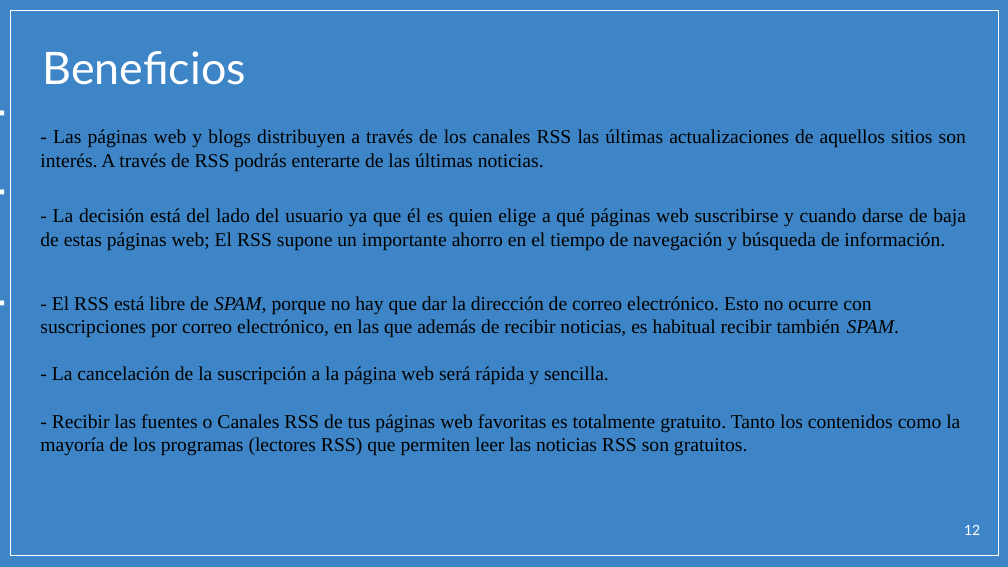
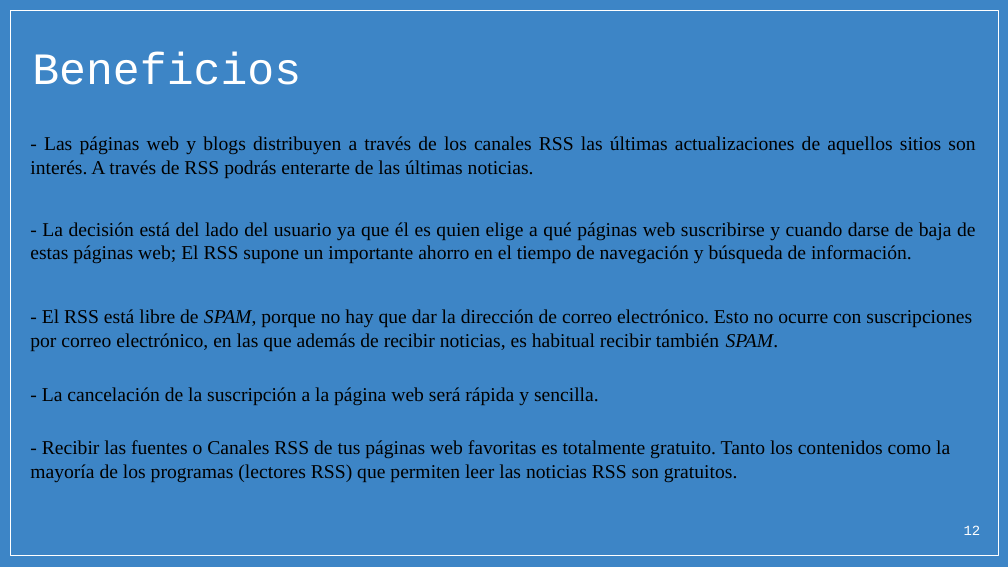
Before and after one commit to micarsan/DAW1-CSS_Avanzado, a slide deck: slide 12 of xml/PARTE 1 - STORY 01 Y 02 - XML y RSS.pptx. Drawn at 1008x567 pixels with LibreOffice and Linux fonts; fonts in the diff are those of the drawing; background and template pictures are left out. Boxes give left, top, right and bottom in pixels: in the first picture for what was removed or moved away, otherwise in the second. Text is boxed around its words. In the diff, an @@ line names an element or a change of style, - is before the commit and + after.

Commit message:
Actualizacion powerpoint Sprint4

```diff
--- a/xml/PARTE 1 - STORY 01 Y 02 - XML y RSS.pptx
+++ b/xml/PARTE 1 - STORY 01 Y 02 - XML y RSS.pptx
@@ title "Beneficios" at (32, 52, 301, 85): font Lato to Courier New @@
@@ text "- Las páginas web y ..." rewrapped from (40, 129, 966, 456) to (30, 136, 975, 483) @@
@@ page number at (964, 525, 981, 535): font Lato to Courier New @@
```
Also in this commit, not shown: 12 other slides changed, 8 slides added.
